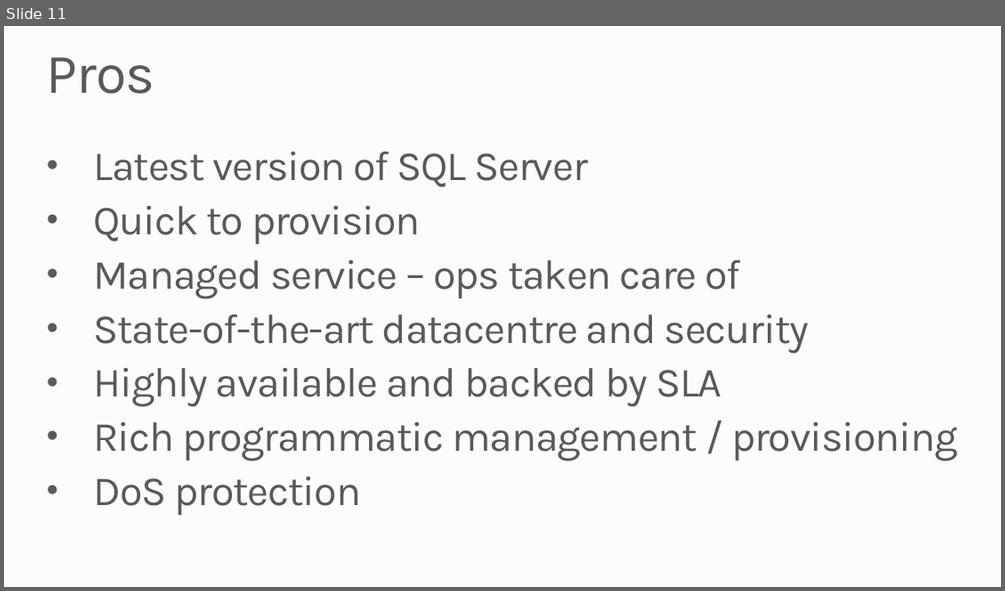
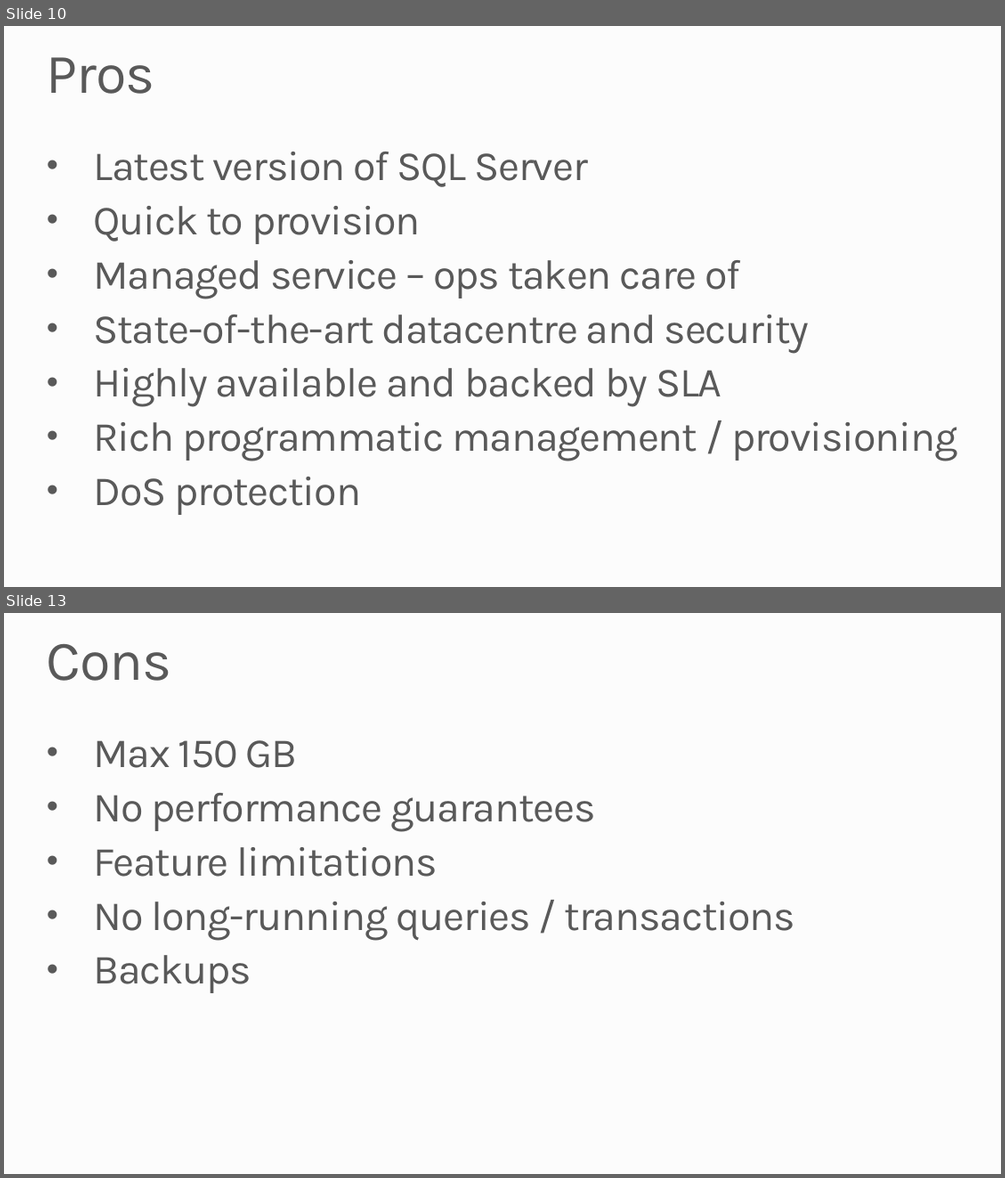
Before and after one commit to robdmoore/SQLAzureTransientDemo, a slide deck: Presentation.pptx. Shown one above the other, each under a label of ours: slide 11 before the commit, slides 10 and 13 after it; the slides between them are not shown. The pictures are 1005x591 and 1005x1178 pixels, drawn with LibreOffice and Linux fonts; fonts in the diff are those of the drawing; background and template pictures are left out. Boxes give left, top, right and bottom in pixels: in the first picture for what was removed or moved away, otherwise in the second. Text is boxed around its words. In the diff, an @@ line names an element or a change of style, - is before the commit and + after.

```diff
--- a/Presentation.pptx
+++ b/Presentation.pptx
@@ slide 13 added at (x1=4, y1=613, x2=1001, y2=1174), background #FCFCFC @@
@@ title added at (x1=47, y1=644, x2=172, y2=681), 54 pt, text #595959 @@
+Cons
@@ text added at (x1=93, y1=740, x2=795, y2=993), 40 pt, text #595959 @@
+• Max 150 GB
+• No performance guarantees
+• Feature limitations
+• No long-running queries / transactions
+• Backups
@@ what was slide 11 is now slide 10 @@
```
Also in this commit, not shown: 5 slides changed, 5 other slides added, 6 slides removed.
